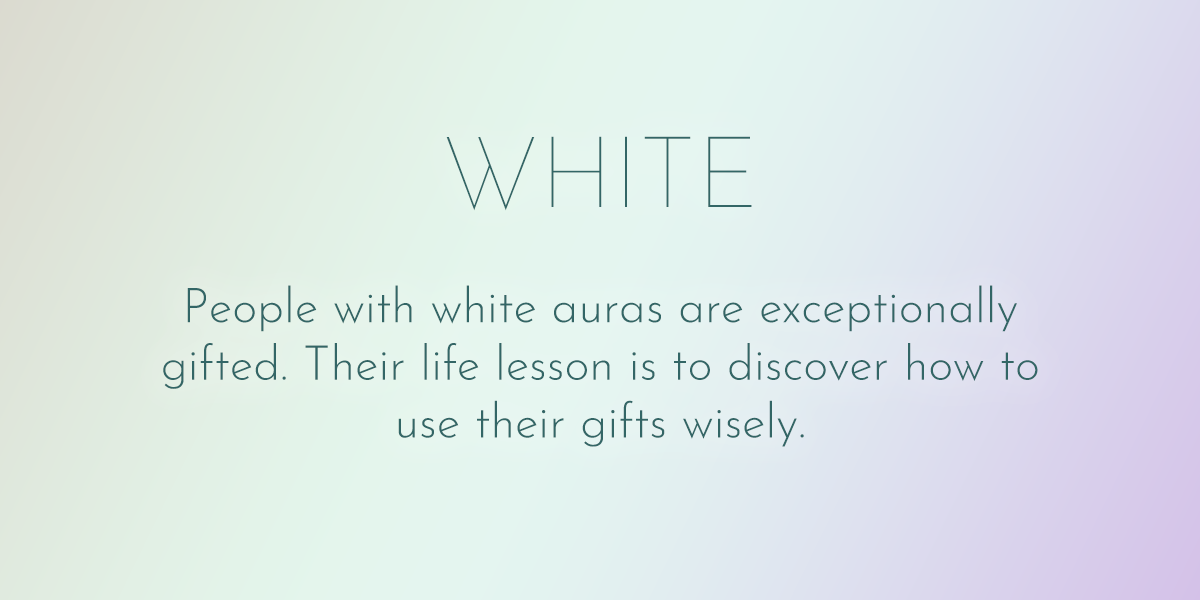
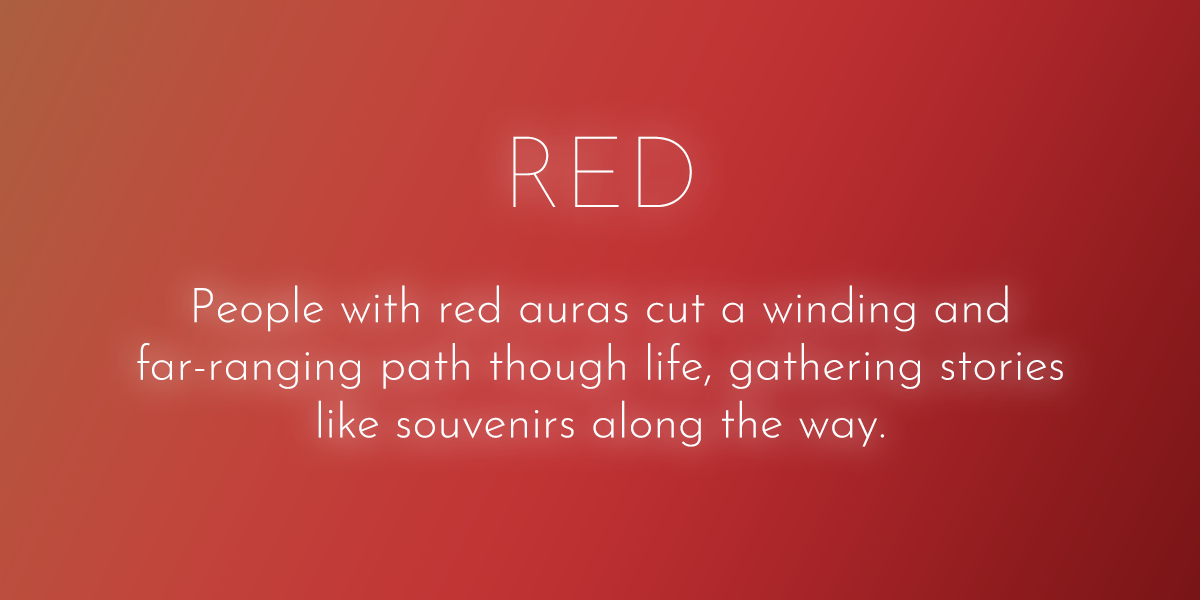
Before/after of a w=1200, h=600 layered artwork. What changed in the layer stack:
showed group "Red" (2 layers) over bbox(0, 0, 1200, 600)
hid group "White" (2 layers) over bbox(0, 0, 1200, 600)
